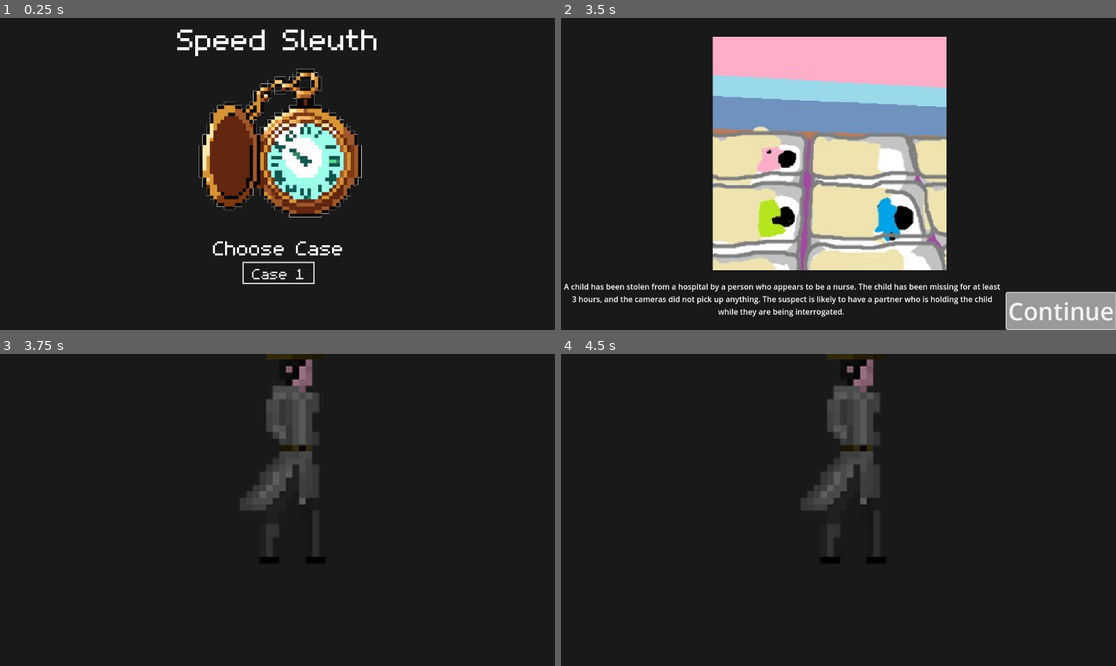
Above: before the commit, frames 1-4 (two rows, left to right).
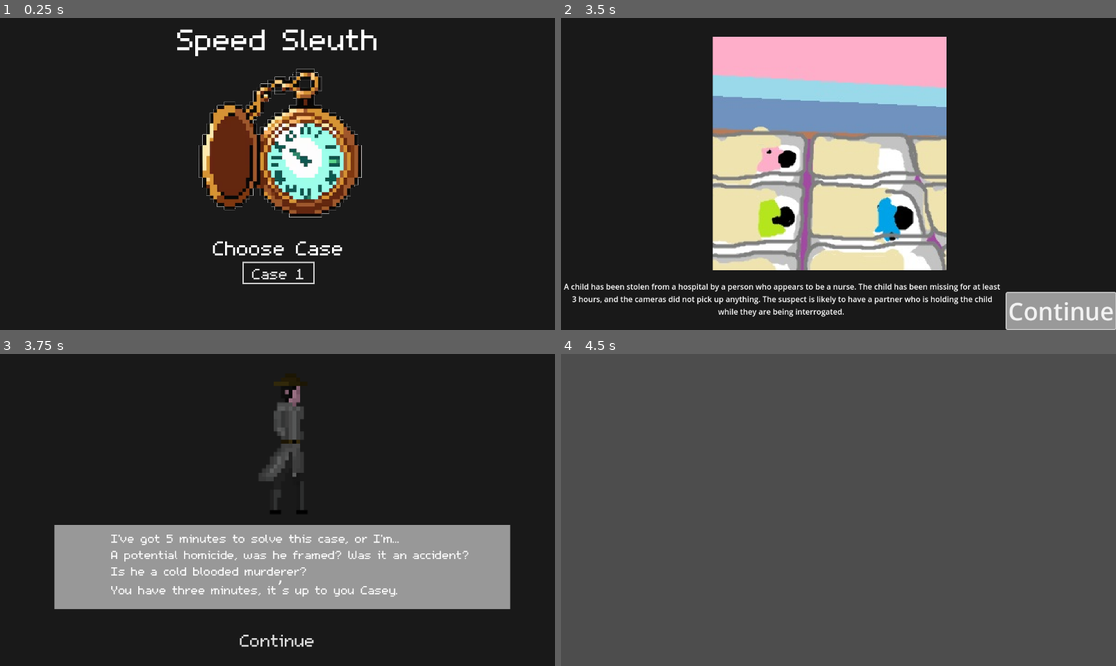
Above: after the commit, the same moments.

Repository: SalpinxAri/Speed-Sleuth
Game: Godot game, scene res://scenes/menu.tscn
Two runs of this game, one before a commit and one after it. Both use one fixed random seed, a clock stepped at 60 frames per second and the inputs below.
Inputs (mouse positions are in pixels of both pictures, inside the frame that each line leads up to):
- Up to frame 1 (0.25 s): no input
- Up to frame 2 (3.5 s): click "Case 1" at 0.5 s; click "Continue" at 1.25 s; click "Continue" at 2 s; click "Continue" at 2.75 s
- Up to frame 3 (3.75 s): tap Enter at 3.5 s
- Up to frame 4 (4.5 s): click (838, 641) at 4.25 s, where only the run after the commit has a clickable "Continue"

Frames 1-2 are identical in both runs. In frame 3, 25% of the frame differs, in the area x 9-92%, y 0-94%; in frame 4, 97%, in the area x 0-100%, y 0-100%.

Commit message:
added casey case intro

Diff:
--- a/second-game/project.godot
+++ b/second-game/project.godot
@@ -10,7 +10,7 @@
 
 [application]
 
-config/name="Second Game"
+config/name="Second Game build 2"
 run/main_scene="uid://di3ex08eio8xl"
 config/features=PackedStringArray("4.5", "Forward Plus")
 config/icon="res://assets/sprites/icon.svg"
--- a/second-game/scenes/Case 1.tscn
+++ /dev/null
@@ -1,3 +0,0 @@
-[gd_scene format=3 uid="uid://cvhuuet43ucjk"]
-
-[node name="Case 1" type="Node2D"]
--- /dev/null
+++ b/second-game/scenes/case.tscn
@@ -0,0 +1,3 @@
+[gd_scene format=3 uid="uid://fqg44pwp5hdq"]
+
+[node name="Case" type="Node2D"]
--- a/second-game/scenes/pre_case_screen.tscn
+++ b/second-game/scenes/pre_case_screen.tscn
@@ -1,9 +1,29 @@
-[gd_scene load_steps=3 format=3 uid="uid://d17bh2sjnob2a"]
+[gd_scene load_steps=9 format=3 uid="uid://d17bh2sjnob2a"]
 
 [ext_resource type="Texture2D" uid="uid://ciwc5lu0qc87t" path="res://assets/sprites/Fq2VxM.png" id="1_0v128"]
+[ext_resource type="Script" uid="uid://bxj4ud84x0nu" path="res://scripts/pre_case_screen.gd" id="1_6ajul"]
+[ext_resource type="FontFile" uid="uid://b4x2noqamp7i8" path="res://assets/fonts/m5x7.ttf" id="2_v7f72"]
 
 [sub_resource type="RectangleShape2D" id="RectangleShape2D_v7f72"]
-size = Vector2(42, 145)
+size = Vector2(75, 283.5)
+
+[sub_resource type="Theme" id="Theme_6ajul"]
+default_font = ExtResource("2_v7f72")
+default_font_size = 39
+
+[sub_resource type="Theme" id="Theme_us2w4"]
+
+[sub_resource type="Theme" id="Theme_bpp1d"]
+default_font = ExtResource("2_v7f72")
+default_font_size = 57
+
+[sub_resource type="StyleBoxFlat" id="StyleBoxFlat_lvwe6"]
+bg_color = Color(1, 1, 1, 1)
+border_width_left = 5
+border_width_top = 5
+border_width_right = 5
+border_width_bottom = 5
+border_color = Color(1, 1, 1, 1)
 
 [node name="Pre-Case Screen" type="Control"]
 layout_mode = 3
@@ -12,6 +32,7 @@
 anchor_bottom = 1.0
 grow_horizontal = 2
 grow_vertical = 2
+script = ExtResource("1_6ajul")
 
 [node name="ColorRect" type="ColorRect" parent="."]
 layout_mode = 0
@@ -19,24 +40,58 @@
 offset_bottom = 648.0
 color = Color(0.099985994, 0.099985994, 0.099985994, 1)
 
-[node name="VBoxContainer" type="VBoxContainer" parent="."]
+[node name="CharacterBody2D" type="CharacterBody2D" parent="."]
+position = Vector2(648, 0)
+
+[node name="Sprite2D" type="Sprite2D" parent="CharacterBody2D"]
+position = Vector2(-33, 178.00003)
+scale = Vector2(1.7251438, 1.882925)
+texture = ExtResource("1_0v128")
+
+[node name="CollisionShape2D" type="CollisionShape2D" parent="CharacterBody2D"]
+position = Vector2(-57.5, 189.75)
+shape = SubResource("RectangleShape2D_v7f72")
+
+[node name="ColorRect2" type="ColorRect" parent="."]
+layout_mode = 0
+offset_left = 113.0
+offset_top = 355.0
+offset_right = 1059.0
+offset_bottom = 530.0
+theme = SubResource("Theme_6ajul")
+color = Color(1, 1, 1, 0.54901963)
+
+[node name="Label" type="Label" parent="ColorRect2"]
 layout_mode = 1
 anchors_preset = 5
 anchor_left = 0.5
 anchor_right = 0.5
-offset_left = -576.0
-offset_right = 576.0
-offset_bottom = 648.0
+offset_left = -355.0
+offset_top = 11.0
+offset_right = 400.0
+offset_bottom = 166.0
 grow_horizontal = 2
+theme = SubResource("Theme_us2w4")
+text = "I've got 5 minutes to solve this case, or I'm...
+A potential homicide, was he framed? Was it an accident?
+Is he a cold blooded murderer?
+You have three minutes, it’s up to you Casey."
 
-[node name="CharacterBody2D" type="CharacterBody2D" parent="VBoxContainer"]
-position = Vector2(648, 0)
+[node name="Button" type="Button" parent="."]
+layout_mode = 1
+anchors_preset = 7
+anchor_left = 0.5
+anchor_top = 1.0
+anchor_right = 0.5
+anchor_bottom = 1.0
+offset_left = -82.5
+offset_top = -82.0
+offset_right = 82.5
+offset_bottom = -28.0
+grow_horizontal = 2
+grow_vertical = 0
+theme = SubResource("Theme_bpp1d")
+theme_override_styles/normal_mirrored = SubResource("StyleBoxFlat_lvwe6")
+text = "Continue"
 
-[node name="Sprite2D" type="Sprite2D" parent="VBoxContainer/CharacterBody2D"]
-position = Vector2(-13, 189)
-scale = Vector2(3, 3)
-texture = ExtResource("1_0v128")
-
-[node name="CollisionShape2D" type="CollisionShape2D" parent="VBoxContainer/CharacterBody2D"]
-position = Vector2(189, 181)
-shape = SubResource("RectangleShape2D_v7f72")
+[connection signal="pressed" from="Button" to="." method="_on_button_pressed"]
--- /dev/null
+++ b/second-game/scripts/pre_case_screen.gd
@@ -0,0 +1,4 @@
+extends Control
+
+func _on_button_pressed() -> void:
+	get_tree().change_scene_to_file("res://scenes/case.tscn")
Not shown, added: second-game/scripts/pre_case_screen.gd.uid
